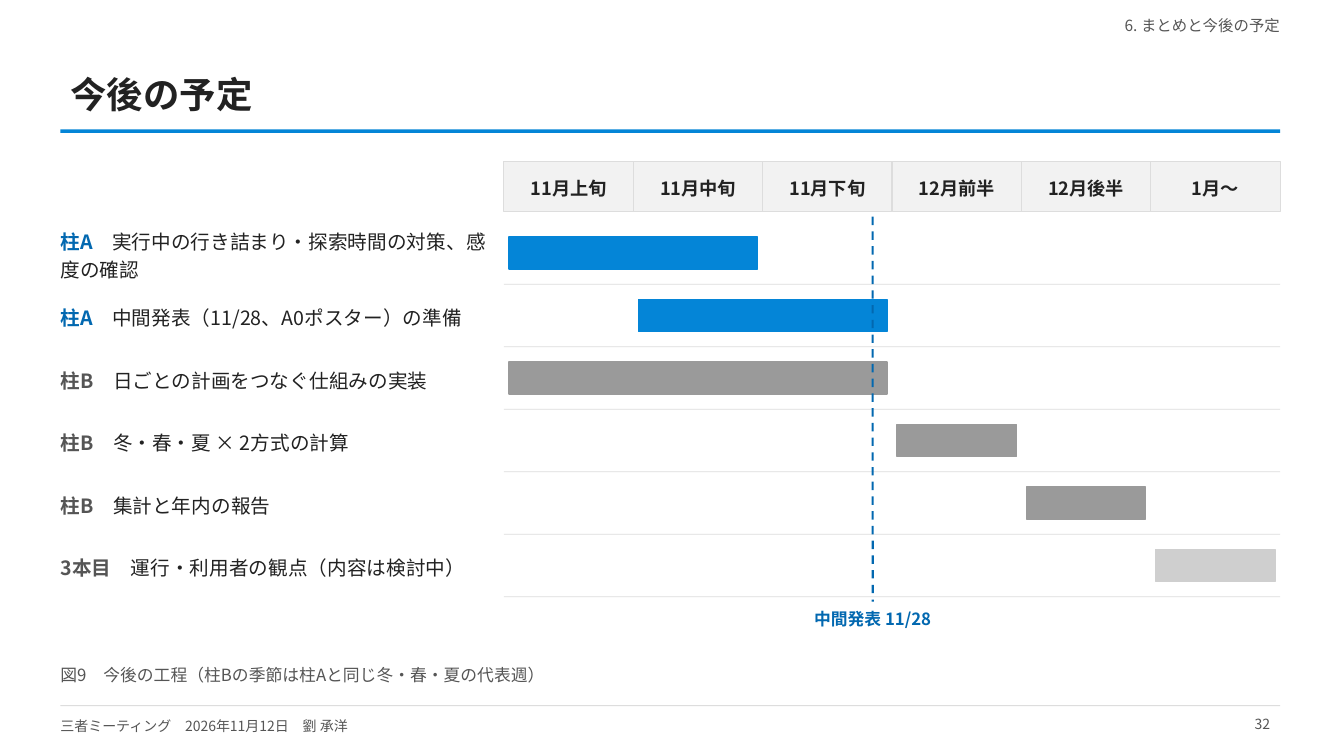
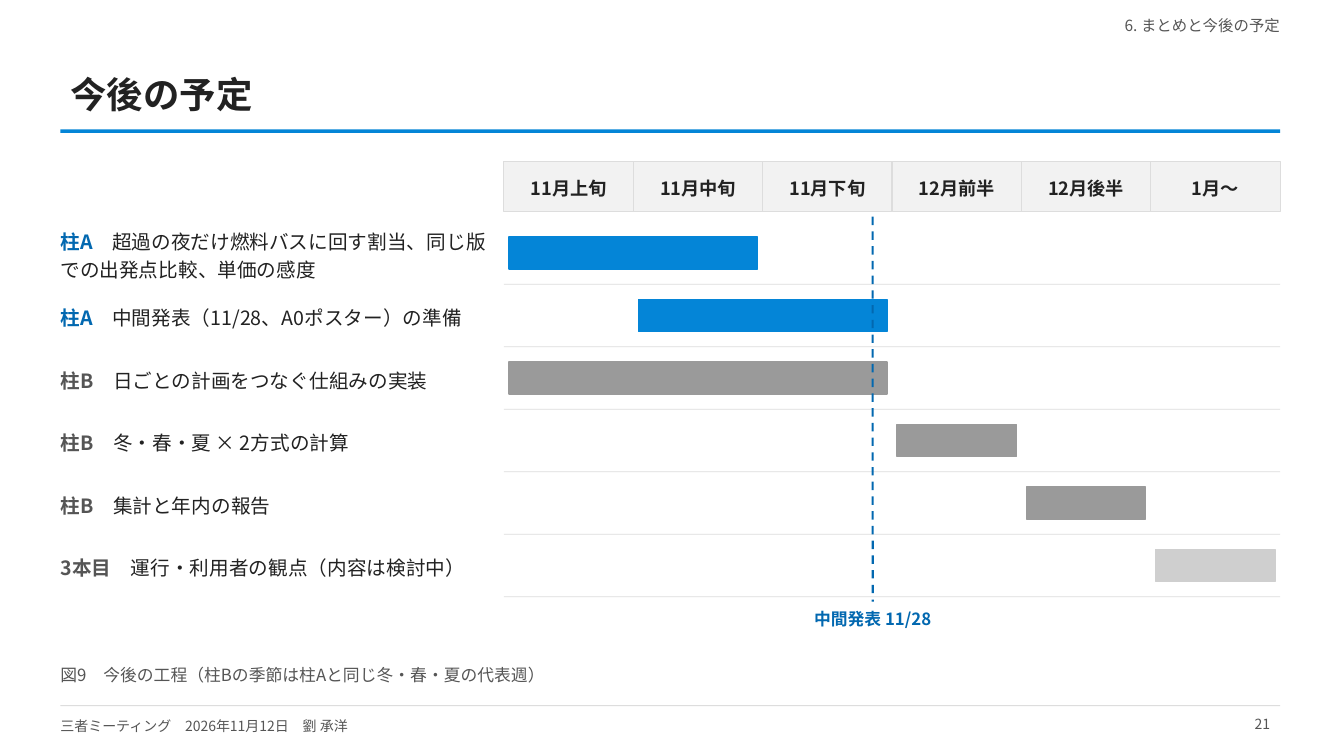
Before and after one commit to CYLIU2003/master-course, a slide deck: slide 21 of outcome/2026-11-12_three_party/three_party_20261112.pptx (slide 32 before the commit). Drawn at 1344x756 pixels with LibreOffice and Linux fonts; fonts in the diff are those of the drawing. Boxes give left, top, right and bottom in pixels: in the first picture for what was removed or moved away, otherwise in the second. Text is boxed around its words. In the diff, an @@ line names an element or a change of style, - is before the commit and + after.

```diff
--- a/outcome/2026-11-12_three_party/three_party_20261112.pptx
+++ b/outcome/2026-11-12_three_party/three_party_20261112.pptx
@@ text at (60, 232, 485, 279): text changed @@
-柱A 実行中の行き詰まり・探索時間の対策、感度の確認
+柱A 超過の夜だけ燃料バスに回す割当、同じ版での出発点比較、単価の感度
@@ page number at (1255, 718, 1271, 729): text changed @@
-32
+21
```
Also in this commit, not shown: 18 other slides changed, 4 slides added, 4 other files.
